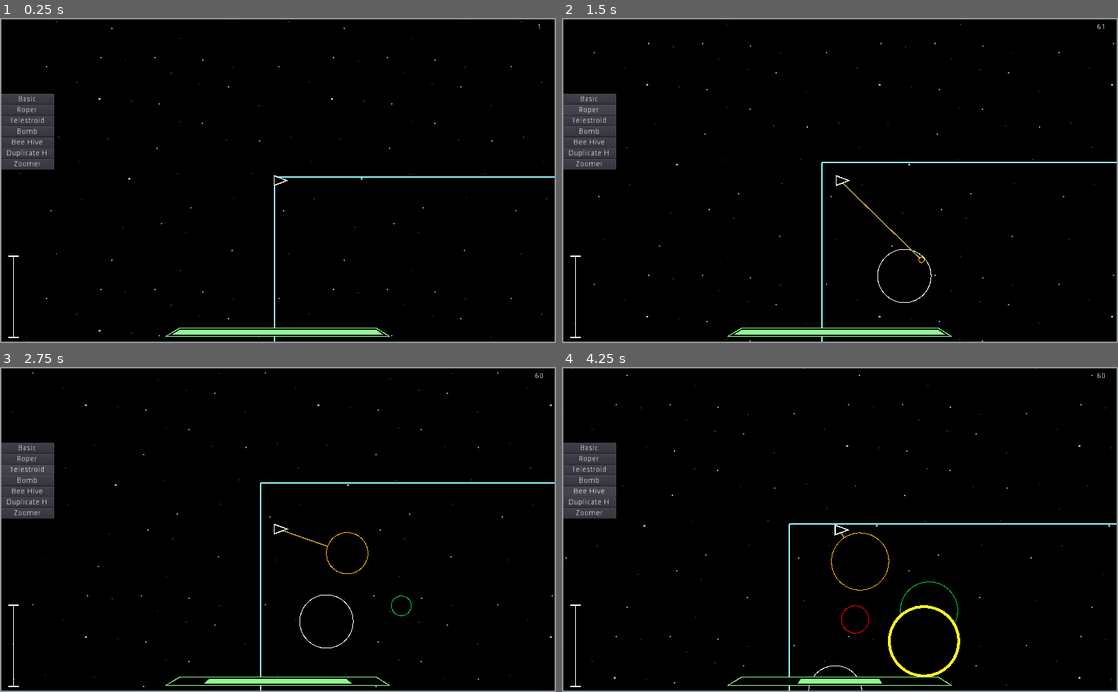
Above: before the commit, frames 1-4 (two rows, left to right).
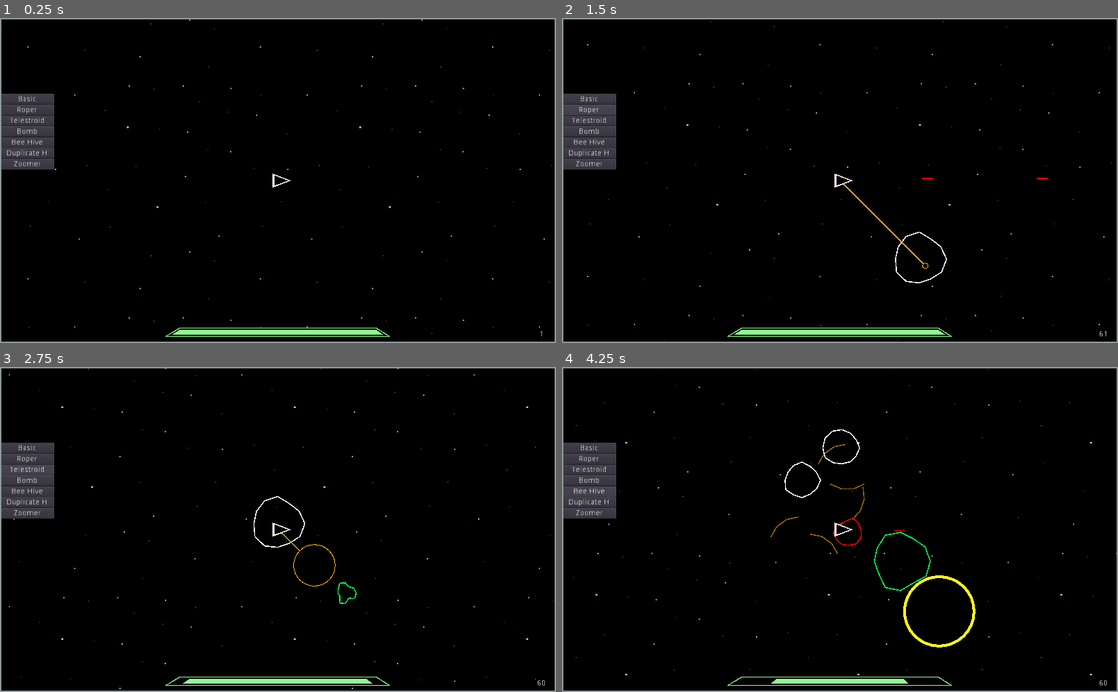
Above: after the commit, the same moments.

Repository: waltr21/New_Co
Game: Godot game, scene res://Scenes/Sample_Scene.tscn
The game is run twice, just before and just after one commit, with the same random seed, the same clock (stepped at 60 frames per second) and the same inputs.
Inputs:
- Up to frame 1 (0.25 s): no input
- Up to frame 2 (1.5 s): click "Basic" at 0.5 s; click "Roper" at 1.25 s
- Up to frame 3 (2.75 s): click "Telestroid" at 2 s
- Up to frame 4 (4.25 s): click "Bomb" at 2.75 s; click "Bee Hive" at 3.5 s

The runs differ from the first frame. In frame 1, 0.6% of the frame differs, in the area x 0-100%, y 0-100%; in frame 2, 1.0%; in frame 3, 1.2%; in frame 4, 2.0%.

Commit message:
UHHHH yea.... We are back

Diff:
--- a/Globals.gd
+++ b/Globals.gd
@@ -7,3 +7,13 @@
 var Main_Scene = null
 var modMenu = null
 var players = []
+
+func distance(v1, v2):
+    return v1.distance_to(v2)
+
+func rotateVectorAroundPoint(vector: Vector2, point: Vector2, angle: float) -> Vector2:
+	var cosAngle = cos(angle)
+	var sinAngle = sin(angle)
+	var translatedVector = vector - point
+	var rotatedVector = Vector2( translatedVector.x * cosAngle - translatedVector.y * sinAngle,translatedVector.x * sinAngle + translatedVector.y * cosAngle)
+	return rotatedVector + point
--- a/Models/Asteroid/AsteroidBasic/AsteroidShard.gd
+++ b/Models/Asteroid/AsteroidBasic/AsteroidShard.gd
@@ -53,4 +53,4 @@
 	    points_arc.push_back(center + Vector2(cos(angle_point), sin(angle_point)) * radius)
 
 	for index_point in range(nb_points):
-	    draw_line(points_arc[index_point], points_arc[index_point + 1], color)
+	    draw_line(points_arc[index_point], points_arc[index_point + 1], color, 3)
--- a/Models/Asteroid/AsteroidBasic/Asteroid_Basic.gd
+++ b/Models/Asteroid/AsteroidBasic/Asteroid_Basic.gd
@@ -4,42 +4,84 @@
 var level = 3
 var acc = 200 * (1/(level*1.0))
 var velocity = Vector2(0,0)
+var velocityGoal = Vector2(0,0)
 var dead = false
 var basePush = 40
 var damage = 10
-var health = 10
+var baseHealth = 10
+var health = baseHealth * level
 var animateSize = 1
 var astColor = "FFF"
 var spawnedChild = false
 var shards = []
 var shooter = null
+var aPoints = 10
 onready var collisionShape = get_node("AsteroidCollision")
+var randArcPoints = []
+var targetStamp = 0
+var targetRateMs = 1000
+var spawnedAt = 0
+var ID = 0
+var collideCount = 0
 
 func _ready():
 	var shape = CircleShape2D.new()
 	shape.set_radius(baseSize * level)
 	self.collisionShape.shape = shape
 	setVelocity(rand_range(0, 2*PI))
+	self.spawnedAt = OS.get_ticks_msec()
+	self.ID = randi()
+	setRandArcPoints()
+
+func setRandArcPoints():
+	var nb_points = 12
+	for i in range(nb_points + 1):
+		randArcPoints.append(rand_range(-4, 4 * level))
+
+func targetPlayer():
+	if (OS.get_ticks_msec() - targetStamp < targetRateMs || collideCount > 0):
+		return
+	targetStamp = OS.get_ticks_msec()
+	var minDist = Globals.distance(self.position, Globals.players[0].position)
+	var target = Globals.players[0]
+	for player in Globals.players:
+		var dist = Globals.distance(self.position, player.position)
+		if (dist < minDist):
+			minDist = dist
+			target = player
+
+	randomize()
+	var dX = self.position.x - (target.position.x + rand_range(-20, 20))
+	var dY = self.position.y - (target.position.y + rand_range(-20, 20))
+
+	var ang = atan2(dY, dX)
+	setVelocity(ang)
+	respawn()
 
 func setVelocity(r):
 	randomize()
-	self.rotation = r
-	velocity = Vector2(cos(self.rotation), sin(self.rotation))
+	velocityGoal = -Vector2(cos(r), sin(r))
+	acc = 250 * (1/(level*1.0))
+	acc = rand_range(0.8, 0.99) * acc
+
 
 # Called every frame. 'delta' is the elapsed time since the previous frame.
 func _process(delta):
 	travel(delta)
-	bound()
+	#bound()
 	die()
 	growAndShrink(delta)
-	update()
+	targetPlayer()
 
 func setLevel(l):
 	self.level = l
 	acc = 200 * (1/(self.level*1.0))
+	self.health = self.level * baseHealth
 
 func travel(d):
 	self.position += velocity * d * acc
+	velocity.x += (velocityGoal.x - velocity.x) * 1.0 * d
+	velocity.y += (velocityGoal.y - velocity.y) * 1.0 * d
 
 func bound():
 	var contact = self.position
@@ -78,22 +120,48 @@
 func die():
 	if (dead == true):
 		if(shooter != null):
-			shooter.get_node("ShipCamera").startShake(3.0)
+			#shooter.get_node("ShipCamera").startShake(2.0)
+			shooter.aPoints += self.aPoints
 		if(level > 1 and !spawnedChild):
-			var newAst1 = load("res://Models/Asteroid/AsteroidBasic/Asteroid_Basic.tscn").instance()
-			var newAst2 = load("res://Models/Asteroid/AsteroidBasic/Asteroid_Basic.tscn").instance()
-			newAst1.position = Vector2(self.position.x, self.position.y)
-			newAst2.position = Vector2(self.position.x, self.position.y)
-			newAst1.setLevel(level - 1)
-			newAst2.setLevel(level - 1)
-			Globals.Main_Scene.add_child(newAst1)
-			Globals.Main_Scene.add_child(newAst2)
-			spawnedChild = true
+			for i in range(2):
+				var pos = Vector2(self.position.x, self.position.y)
+				pos += Vector2(rand_range(-getSize(), getSize()), rand_range(-getSize(), getSize()))
+				Globals.Main_Scene.createAsteroid(pos, level - 1)
+				spawnedChild = true
 		self.addShards()
+		Globals.Main_Scene.removeAsteroid(self)
+func getSize():
+	return baseSize * level
+
+func respawn():
+	var timeElapsed = OS.get_ticks_msec() - self.spawnedAt
+	if (timeElapsed < 20000):
+		return
+	if (Globals.distance(self.position, Globals.players[0].position) > 1200):
+		self.spawnedAt = OS.get_ticks_msec()
+		Globals.Main_Scene.moveAsteroid(self)
+
 
 func show():
-	draw_circle(Vector2(0,0), animateSize, astColor)
-	draw_circle(Vector2(0,0), animateSize - 2, "#000")
+#	draw_circle(Vector2(0,0), animateSize, astColor)
+#	draw_circle(Vector2(0,0), animateSize - 2, "#000")
+	draw_circle_arc(Vector2(0,0), animateSize, 0, 2*PI, astColor)
+
+func draw_circle_arc(center, radius, angle_from, angle_to, color):
+	angle_from = (angle_from / (2*PI)) * 360.0
+	angle_to = (angle_to / (2*PI)) * 360.0
+	var nb_points = 12
+	var points_arc = PoolVector2Array()
+
+	for i in range(nb_points + 1):
+		var angle_point = deg2rad(angle_from + i * (angle_to-angle_from) / nb_points - 90)
+		var tempRad = radius
+		if (i != 0 and i != nb_points):
+			tempRad -= randArcPoints[i]
+		points_arc.push_back(center + Vector2(cos(angle_point), sin(angle_point)) * tempRad)
+
+	for index_point in range(nb_points):
+		draw_line(points_arc[index_point], points_arc[index_point + 1], color, 3)
 
 func _draw():
 	show()
@@ -103,8 +171,7 @@
 		if(animateSize < (baseSize * level)):
 			var rate = 40 * level
 			animateSize += rate * d
-	else:
-		self.queue_free()
+			update()
 
 func pushPlayer(obj=null):
 	if(obj != null):
@@ -112,11 +179,12 @@
 		var tempVelocity = Vector2(cos(tempRotation), sin(tempRotation)) * (basePush * damage)
 		obj.push(tempVelocity, self)
 		obj.get_node("ShipCamera").startShake(3.0)
+		obj.cam.startShake(3.0)
 
 func addShards():
 	var angle = 0
 	randomize()
-	var numShards = int(rand_range(4,10))
+	var numShards = int(rand_range(4,8))
 	for i in range(numShards):
 		if(Globals.Main_Scene.allShards.size() > 0):
 			var tempShard = Globals.Main_Scene.allShards.pop_front()
@@ -129,18 +197,29 @@
 			tempShard.visible = true
 			tempShard.stamp = OS.get_ticks_msec()
 
-func processEnter(obj):
+#Collision detection
+func _on_Ast_area_entered(obj):
 	if(!dead):
 		if("Bullet" in obj.filename):
 			#Kill Bullet
 			shooter = obj.shooter
 			obj.hit()
 			self.health -= obj.damage
+
+			# Slow down asteroid on hit?
+			#self.acc *= 0.6
 			if (self.health <= 0):
 				self.dead = true
 		elif("Ship" in obj.filename):
 			pushPlayer(obj)
-
-#Collision detection
-func _on_Ast_area_entered(obj):
-	processEnter(obj)
+		elif("Asteroid" in obj.filename):
+			self.collideCount += 1
+			var tempRotation = obj.position.angle_to_point(self.position)
+			var tempVelocity = Vector2(cos(tempRotation), sin(tempRotation))
+			self.velocityGoal = -tempVelocity
+
+
+func _on_Ast_area_exited(obj):
+	if(!dead):
+		if("Asteroid" in obj.filename):
+			self.collideCount -= 1
--- a/Models/Asteroid/AsteroidBasic/Asteroid_Basic.tscn
+++ b/Models/Asteroid/AsteroidBasic/Asteroid_Basic.tscn
@@ -1,7 +1,6 @@
 [gd_scene load_steps=3 format=2]
 
 [ext_resource path="res://Models/Asteroid/AsteroidBasic/Asteroid_Basic.gd" type="Script" id=1]
-
 
 [sub_resource type="CircleShape2D" id=1]
 
@@ -15,3 +14,4 @@
 shape = SubResource( 1 )
 
 [connection signal="area_entered" from="." to="." method="_on_Ast_area_entered"]
+[connection signal="area_exited" from="." to="." method="_on_Ast_area_exited"]
--- a/Models/Asteroid/AsteroidDuplicate/Asteroid_Duplicate.gd
+++ b/Models/Asteroid/AsteroidDuplicate/Asteroid_Duplicate.gd
@@ -57,8 +57,3 @@
 	newAst1.mother = self.mother
 	mother.addChild(newAst1)
 	return newAst1
-
-func _draw():
-	draw_circle(Vector2(0,0), baseSize * level, astColor)
-	draw_circle(Vector2(0,0), (baseSize * level) - 2, "#000")
-	pass
--- a/Models/Asteroid/AsteroidDuplicate/Asteroid_Duplicate_Hive.gd
+++ b/Models/Asteroid/AsteroidDuplicate/Asteroid_Duplicate_Hive.gd
@@ -12,6 +12,7 @@
 	var shape = CircleShape2D.new()
 	self.astColor = Color(1,0.2,1)
 	self.health = 100
+	self.aPoints = 100
 	shape.set_radius(baseSize * 5)
 	self.collisionShape.shape = shape
 	randomize()
--- a/Models/Asteroid/Bee/Bee.gd
+++ b/Models/Asteroid/Bee/Bee.gd
@@ -5,11 +5,12 @@
 
 func _ready():
 	self.level = 1
-	self.baseSize = 10
+	self.baseSize = 15
 	self.acc = 300
 	self.damage = 3
 	self.health = 1
 	self.astColor = "#fff81f"
+	self.aPoints = 20
 	var shape = CircleShape2D.new()
 	shape.set_radius(baseSize * level)
 	self.collisionShape.shape = shape
--- a/Models/Asteroid/Bee/Bee_Hive.gd
+++ b/Models/Asteroid/Bee/Bee_Hive.gd
@@ -13,6 +13,7 @@
 	var shape = CircleShape2D.new()
 	shape.set_radius(baseSize * 4)
 	self.astColor = "#fff81f"
+	self.aPoints = 200
 	self.collisionShape.shape = shape
 	randomize()
 	self.dead = false
--- a/Models/Asteroid/Bombin/Bombin.gd
+++ b/Models/Asteroid/Bombin/Bombin.gd
@@ -10,6 +10,7 @@
 	self.health = 100
 	self.damage = 50
 	self.acc = 100
+	self.aPoints = 500
 	astColor = "#ff0000"
 	setShape()
 
--- a/Models/Asteroid/Roper/Roper.gd
+++ b/Models/Asteroid/Roper/Roper.gd
@@ -10,6 +10,7 @@
 	self.baseSize = 80
 	self.damage = 15
 	self.health = 30
+	self.aPoints = 50
 	self.astColor = "#ffb300"
 	var shape = CircleShape2D.new()
 	shape.set_radius(baseSize * level)
--- a/Models/Asteroid/Telestroid/Telestroid.gd
+++ b/Models/Asteroid/Telestroid/Telestroid.gd
@@ -12,6 +12,7 @@
 	self.collisionShape.shape = shape
 
 func processEnter(obj):
+	print('TEST2')
 	if(!dead):
 		if("Bullet" in obj.filename):
 			#Kill Bullet
@@ -24,7 +25,3 @@
 		elif("Ship" in obj.filename):
 			obj.lerpPos = Vector2(rand_range(100, Globals.MAP_WIDTH - 100), rand_range(100, Globals.MAP_HEIGHT - 100))
 			obj.lerpFrom = obj.position
-
-func show():
-	draw_circle(Vector2(0,0), animateSize, Color(astColor.r, astColor.g, astColor.b, 0.8))
-	draw_circle(Vector2(0,0), animateSize - 2, "#000")
--- a/Models/Asteroid/Zoomer/Zoomer.gd
+++ b/Models/Asteroid/Zoomer/Zoomer.gd
@@ -7,10 +7,14 @@
 	self.baseSize = 40
 	self.damage = 20
 	self.acc = 700
+	self.aPoints = 80
 	astColor = "#eb7e50"
 	var shape = CircleShape2D.new()
 	shape.set_radius(baseSize * level)
 	self.collisionShape.shape = shape
+
+func targetPlayer():
+	pass
 
 func _process(delta):
 	if( OS.get_ticks_msec() - stamp > 500):
--- a/Models/Bullet/Bullet_Basic.gd
+++ b/Models/Bullet/Bullet_Basic.gd
@@ -1,15 +1,38 @@
 extends Area2D
 
 var velocity = Vector2(0,0)
-var acc = 800
-var size = 2
+var acc = 1000
+var size = 4
 var startingVelocity = Vector2(0,0)
 var damage = 10
 var shooter = null
 onready var collisionShape = get_node("BulletCollision")
+var colors = [
+    "#FF0000",  # Red
+    "#FFA500",  # Orange
+    "#FFFF00",  # Yellow
+    "#00FF00",  # Lime
+    "#00FFFF",  # Cyan
+    "#0000FF",  # Blue
+    "#8A2BE2",  # BlueViolet
+    "#FF00FF",  # Magenta
+    "#FF1493",  # DeepPink
+    "#FFD700",  # Gold
+    "#32CD32",  # LimeGreen
+    "#FF4500",  # OrangeRed
+    "#00FF7F",  # SpringGreen
+    "#FF69B4",  # HotPink
+    "#00BFFF"   # DeepSkyBlue
+]
+var color = ""
+var rng = RandomNumberGenerator.new()
+
 # Called when the node enters the scene tree for the first time.
 func _ready():
+	rng.randomize()
 	collisionShape.get_shape().set_radius(size)
+#	color = colors[rng.randi_range(0,colors.size() - 1)]
+	color = colors[0]
 	pass
 
 # Called every frame. 'delta' is the elapsed time since the previous frame.
@@ -29,5 +52,7 @@
 		self.queue_free()
 	if(self.position.y < 0 or self.position.y > Globals.MAP_HEIGHT):
 		self.queue_free()
+
 func _draw():
-	draw_circle(Vector2(0,0), size, "#FFF")
+	draw_line(velocity * -30, Vector2(0,0), color, 3)
+	#draw_circle(Vector2(0,0), size, "#FFF")
--- /dev/null
+++ b/Models/Overlay/ShipOverlay/PointLabel.gd
@@ -0,0 +1,29 @@
+extends Label
+
+var largeScale = 1.05
+var smallScale = 1.0
+var curScale = 1.0
+var growRate = 0.5
+var grow = false
+
+# Called when the node enters the scene tree for the first time.
+func _ready():
+	pass # Replace with function body.
+
+func setText(t):
+	if t != self.text:
+		self.text = t
+		grow = true
+
+# Called every frame. 'delta' is the elapsed time since the previous frame.
+func _process(delta):
+	if grow:
+		curScale += growRate * delta
+	elif !grow and curScale > smallScale:
+		curScale -= growRate * delta
+
+	if curScale >= largeScale:
+		grow = false
+
+	if curScale - self.rect_scale.x != 0:
+		self.rect_scale = Vector2(curScale, curScale)
--- a/Models/Overlay/ShipOverlay/ShipHealthBar.gd
+++ b/Models/Overlay/ShipOverlay/ShipHealthBar.gd
@@ -6,4 +6,4 @@
 func setScale(percent):
 	if(percent < 0):
 		percent = 0
-	health.scale.x = 2 * percent
+	health.scale.x = baseScale * percent
--- a/Models/Overlay/ShipOverlay/ShipHeatBar.gd
+++ b/Models/Overlay/ShipOverlay/ShipHeatBar.gd
@@ -13,7 +13,7 @@
 var barWidth = 10
 var c = Color(1,1,1)
 var heatColor = Color(0,0,0)
-var base_grow = 30.0
+var base_grow = 5.0
 var base_cool = 50.0
 var growRate = base_grow
 var coolRate = base_cool
--- a/Models/Overlay/ShipOverlay/ShipOverlay.tscn
+++ b/Models/Overlay/ShipOverlay/ShipOverlay.tscn
@@ -1,27 +1,47 @@
-[gd_scene load_steps=5 format=2]
+[gd_scene load_steps=8 format=2]
 
 [ext_resource path="res://Models/Overlay/ShipOverlay/FPSLabel.gd" type="Script" id=1]
-[ext_resource path="res://Models/Overlay/ShipOverlay/ShipHeatBar.tscn" type="PackedScene" id=2]
-[ext_resource path="res://Models/Overlay/ShipOverlay/ShipOverlay.gd" type="Script" id=3]
-[ext_resource path="res://Models/Overlay/ShipOverlay/ShipHealthBar.tscn" type="PackedScene" id=4]
+[ext_resource path="res://Fonts/PoiretOne-Regular.ttf" type="DynamicFontData" id=2]
+[ext_resource path="res://Models/Overlay/ShipOverlay/PointLabel.gd" type="Script" id=3]
+[ext_resource path="res://Models/Overlay/ShipOverlay/ShipHeatBar.tscn" type="PackedScene" id=4]
+[ext_resource path="res://Models/Overlay/ShipOverlay/ShipOverlay.gd" type="Script" id=5]
+[ext_resource path="res://Models/Overlay/ShipOverlay/ShipHealthBar.tscn" type="PackedScene" id=6]
+
+[sub_resource type="DynamicFont" id=1]
+size = 30
+use_filter = true
+font_data = ExtResource( 2 )
 
 [node name="CanvasLayer" type="CanvasLayer"]
 
 [node name="FPSLabel" type="Label" parent="."]
-margin_left = 973.0
-margin_top = 10.0
-margin_right = 1013.0
-margin_bottom = 24.0
+margin_left = 977.0
+margin_top = 577.0
+margin_right = 1017.0
+margin_bottom = 591.0
 text = "FPS"
 align = 1
 script = ExtResource( 1 )
 
-[node name="ShipHeatBar" parent="." instance=ExtResource( 2 )]
+[node name="PointLabel" type="Label" parent="."]
+margin_left = 830.0
+margin_top = 13.0
+margin_right = 1006.0
+margin_bottom = 124.0
+custom_fonts/font = SubResource( 1 )
+custom_colors/font_color = Color( 0.94902, 0.956863, 0.0117647, 1 )
+text = "XXXX
+"
+align = 2
+script = ExtResource( 3 )
+
+[node name="ShipHeatBar" parent="." instance=ExtResource( 4 )]
+visible = false
 position = Vector2( 25, 515 )
 
 [node name="border" type="Node2D" parent="."]
-script = ExtResource( 3 )
+script = ExtResource( 5 )
 
-[node name="ShipHealthBar" parent="." instance=ExtResource( 4 )]
+[node name="ShipHealthBar" parent="." instance=ExtResource( 6 )]
 position = Vector2( 512, 580 )
 scale = Vector2( 6, 1.8 )
--- a/Models/Ship/FuelParticle.gd
+++ b/Models/Ship/FuelParticle.gd
@@ -24,7 +24,6 @@
 		color = Color(1, randG/255.0, 0, 1 - (OS.get_ticks_msec() - stamp)/(maxTime*1.6))
 		position += velocity * acc * delta
 		bound()
-		update()
 
 func bound():
 	if(OS.get_ticks_msec() - stamp > maxTime):
--- a/Models/Ship/Ship.gd
+++ b/Models/Ship/Ship.gd
@@ -11,23 +11,27 @@
 var acc = 700.0
 var shotStamp = OS.get_ticks_msec()
 var fuelStamp = OS.get_ticks_msec()
-var fireRate = 200
+var fireRate = 300 # Represent the delay in MS between each shot
 var fuelRate = 10
 var MAX_HEALTH = 100.0
 var health = 100
 var lerpPos = Vector2(0,0)
 var lerpFrom = Vector2(0,0)
 var allFuel = []
+var aPoints = 0
+var cam = null
 
 onready var Main_Scene = get_parent()
 onready var heatBar = get_node("ShipOverlay/ShipHeatBar")
 onready var healthBar = get_node("ShipOverlay/ShipHealthBar")
+onready var pointLabel = get_node("ShipOverlay/PointLabel")
 onready var camera = get_node("ShipCamera")
 onready var coords = get_node("Coords")
 
 # Called when the node enters the scene tree for the first time.
 func _ready():
 	heatBar.setGrowCool(1,1)
+	cam = get_node("ShipCamera")
 	initFuelPool()
 
 func initFuelPool():
@@ -54,22 +58,54 @@
 			camera.zoomOut = false
 			visible = true
 
+
+func getStickVector(index):
+	# Index 0 -> left | Index 1 -> right
+	# https://docs.godotengine.org/en/stable/classes/class_%40globalscope.html#enum-globalscope-joyaxis
+	var xAxis = 0
+	var yAxis = 0
+
+	if (index == 0):
+		xAxis = 0
+		yAxis = 1
+	if (index == 1):
+		xAxis = 2
+		yAxis = 3
+
+	var stickX = Input.get_joy_axis(0, xAxis)
+	var stickY = Input.get_joy_axis(0, yAxis)
+	return Vector2(stickX, stickY)
+
+
 func get_input():
-	#Turn right
-	if Input.is_action_pressed("player_right"):
-		curRotation = rotateSpeed
-	#Stop turn right
-	if Input.is_action_just_released("player_right"):
-		curRotation = 0
-
-	#Turn left
-	if Input.is_action_pressed("player_left"):
-		curRotation = -rotateSpeed
-	#Stop Turn left
-	if Input.is_action_just_released("player_left"):
-		curRotation = 0
-
-	#Player firing
+	var lStick = getStickVector(0)
+	if (abs(lStick.x) > 0.5 || abs(lStick.y) > 0.5):
+		self.curRotation = atan2(lStick.y, lStick.x)
+		isAccelerating = true
+	else:
+		isAccelerating = false
+		# Check for other stick
+		var rStick = getStickVector(1)
+		if (abs(rStick.x) > 0.5 || abs(rStick.y) > 0.5):
+			self.curRotation = atan2(rStick.y, rStick.x)
+
+
+
+#	#Turn right
+#	if Input.is_action_pressed("player_right"):
+#		curRotation = rotateSpeed
+#	#Stop turn right
+#	if Input.is_action_just_released("player_right"):
+#		curRotation = 0
+#
+#	#Turn left
+#	if Input.is_action_pressed("player_left"):
+#		curRotation = -rotateSpeed
+#	#Stop Turn left
+#	if Input.is_action_just_released("player_left"):
+#		curRotation = 0
+#
+#	#Player firing
 	if Input.is_action_pressed("player_fire"):
 		shoot()
 
@@ -104,11 +140,14 @@
 		shotStamp = OS.get_ticks_msec()
 		var bullet = load("res://Models/Bullet/Bullet_Basic.tscn").instance()
 		bullet.velocity = (Vector2(cos(rotation), sin(rotation)))
-		bullet.position = self.position
-		bullet.startingVelocity = self.velocity / acc
+		bullet.position = self.position + (bullet.velocity * 30)
+
+		# Make sure the bullet is sent out relative to our current velocity
+		bullet.acc += self.velocity.length()
 		bullet.shooter = self
 		Main_Scene.add_child(bullet)
 		heatBar.grow()
+
 
 func push(v, ast=null):
 	velocity += v
@@ -138,12 +177,23 @@
 		var tempVelocity = Vector2(cos(tempRotation), sin(tempRotation)) * 50
 		self.push(tempVelocity)
 
+func setAPoints():
+	pointLabel.setText(str(self.aPoints))
+
+# https://stackoverflow.com/questions/63970781/js-how-to-lerp-rotation-in-radians
+func rotationLerp (A, B, w):
+    var CS = (1-w) * cos(A) + w*cos(B);
+    var SN = (1-w) * sin(A) + w * sin(B);
+    return atan2(SN,CS);
+
 # Called every frame. 'delta' is the elapsed time since the previous frame.
 func _process(delta):
 	if(isAccelerating):
 		velocity += (Vector2(cos(rotation), sin(rotation)) * acc) * delta
 		addFuelParticle()
-	rotation += curRotation * delta
+
+	rotation = rotationLerp(rotation, curRotation, 20 * delta)
+
 	position.x += velocity.x * delta
 	position.y += velocity.y * delta
 
@@ -154,5 +204,7 @@
 
 	if(visible):
 		get_input()
+		shoot()
 	update()
 	bound()
+	setAPoints()
--- a/Models/Ship/Ship.tscn
+++ b/Models/Ship/Ship.tscn
@@ -26,12 +26,13 @@
 
 [node name="Shape" type="Polygon2D" parent="."]
 rotation = 1.57079
-scale = Vector2( 1.2, 1.2 )
+scale = Vector2( 1.5, 1.5 )
 polygon = PoolVector2Array( -12.773, 9.99992, 13.227, 10.0001, 0.227194, -24 )
 
 [node name="InsideShape" type="Polygon2D" parent="."]
-position = Vector2( 9, 0.227043 )
+position = Vector2( 13, 0.227043 )
 rotation = 1.57079
+scale = Vector2( 1.3, 1.3 )
 color = Color( 0, 0, 0, 1 )
 polygon = PoolVector2Array( -11.0001, 17.9999, 10.9999, 18.0001, 7.52926e-005, -12 )
 
--- a/Scenes/ModMenu/ModMenu.gd
+++ b/Scenes/ModMenu/ModMenu.gd
@@ -34,4 +34,5 @@
 		ast = load("res://Models/Asteroid/Zoomer/Zoomer.tscn").instance()
 
 	ast.position = Vector2(Globals.players[0].position.x + 240, Globals.players[0].position.y + 240)
+
 	Globals.Main_Scene.add_child(ast)
--- a/Scenes/Sample_Scene.gd
+++ b/Scenes/Sample_Scene.gd
@@ -1,20 +1,25 @@
 extends Node2D
 
 var allShards = []
-var stars = []
 var globalDelta = 0
-var numStars = 0
-var starColor = Color("#b3fff1")
 onready var ship = load("res://Models/Ship/Ship.tscn").instance()
+var stamp = 0
+var waveTimeMs = 60 * 1000.0
+var curWave = 0
+
+var spawnStamp = 0
+var allAsteroids = []
+var MAX_ASTEROIDS = 100
 
 # Called when the node enters the scene tree for the first time.
 func _ready():
 	#VisualServer.set_default_clear_color(Color(0,0,0))
-	#populateBackground()
 	Globals.Main_Scene = self
 	Globals.players.push_front(ship)
 	Globals.Main_Scene.add_child(ship)
+	ship.position = Vector2(Globals.MAP_WIDTH / 2, Globals.MAP_HEIGHT / 2)
 	initShards()
+	stamp = OS.get_ticks_msec()
 
 func initShards():
 	for i in range(100):
@@ -23,16 +28,45 @@
 		tempShard.visible = false
 		Globals.Main_Scene.add_child(tempShard)
 
-func populateBackground():
-	for i in range(3000):
-		stars.push_front(Star.new(starColor))
-
 # Called every frame. 'delta' is the elapsed time since the previous frame.
 func _process(delta):
-	#Draw every frame.
 	globalDelta = delta
-	#update()
+	makeWave()
 	pass
+
+func makeWave():
+	var timeElapsed = OS.get_ticks_msec() - stamp
+	var wave = ceil(timeElapsed / waveTimeMs)
+	if (OS.get_ticks_msec() - spawnStamp > waveTimeMs / (10 * wave)):
+		if (allAsteroids.size() >= MAX_ASTEROIDS):
+			return
+		createAsteroid()
+		spawnStamp = OS.get_ticks_msec()
+
+func createAsteroid(pos=null, level=3):
+	var ast = load("res://Models/Asteroid/AsteroidBasic/Asteroid_Basic.tscn").instance()
+	randomize()
+	if (pos != null):
+		ast.position = pos
+	else:
+		moveAsteroid(ast)
+
+	ast.setLevel(level)
+	self.add_child(ast)
+	self.allAsteroids.append(ast)
+
+func removeAsteroid(ast):
+	for i in range(allAsteroids.size()):
+		var tempAst = allAsteroids[i]
+		if (ast.ID == tempAst.ID):
+			allAsteroids.remove(i)
+			break
+	ast.queue_free()
+
+func moveAsteroid(ast):
+	var offset = Globals.players[0].position
+	offset.x += rand_range(800,1200)
+	ast.position = Globals.rotateVectorAroundPoint(offset, Globals.players[0].position, rand_range(0,2*PI))
 
 func _draw():
 	#Draw borders
@@ -41,31 +75,3 @@
 	draw_line(Vector2(Globals.MAP_WIDTH,Globals.MAP_HEIGHT), Vector2(0, Globals.MAP_HEIGHT), "#91fbff", 4.0)
 	draw_line(Vector2(0,Globals.MAP_HEIGHT), Vector2(0, 0), "#91fbff", 4.0)
 	#Draw star background
-	for i in range(stars.size()):
-		#Only draw in range of the acitve camera.
-		if (abs(stars[i].pos.x - ship.position.x) <= Globals.CAM_WIDTH && abs(stars[i].pos.y - ship.position.y) <= Globals.CAM_HEIGHT):
-			stars[i].adjustSize(globalDelta)
-			draw_circle(stars[i].pos, stars[i].size, stars[i].starColor)
-
-#Object to hold star info.
-class Star:
-	var pos = Vector2(0,0)
-	var starColor = Color(0,0,0)
-	var size = 0
-	var increase = true
-
-	func _init(c):
-		randomize()
-		pos = Vector2(rand_range(0,Globals.MAP_WIDTH), rand_range(0,Globals.MAP_HEIGHT))
-		starColor = c
-		size = rand_range(0.8, 2.0)
-
-	func adjustSize(delta):
-		if(size >= 3.0):
-			increase = false
-		if(size <= 0.8):
-			increase = true
-		if(increase):
-			size += 1 * delta
-		else:
-			size -= 1 * delta
--- a/Scenes/Sample_Scene.tscn
+++ b/Scenes/Sample_Scene.tscn
@@ -1,10 +1,14 @@
-[gd_scene load_steps=4 format=2]
+[gd_scene load_steps=5 format=2]
 
 [ext_resource path="res://Scenes/Sample_Scene.gd" type="Script" id=1]
 [ext_resource path="res://Textures/Stars_1.jpg" type="Texture" id=2]
 [ext_resource path="res://Scenes/ModMenu/ModMenu.tscn" type="PackedScene" id=3]
 
+[sub_resource type="CanvasItemMaterial" id=1]
+blend_mode = 1
+
 [node name="Node2D" type="Node2D"]
+material = SubResource( 1 )
 script = ExtResource( 1 )
 
 [node name="TextureRect" type="TextureRect" parent="."]
--- a/project.godot
+++ b/project.godot
@@ -22,6 +22,10 @@
 [autoload]
 
 Globals="*res://Globals.gd"
+
+[debug]
+
+settings/fps/force_fps=144
 
 [display]
 
@@ -71,5 +75,9 @@
 
 [rendering]
 
-quality/driver/driver_name="GLES2"
+quality/intended_usage/framebuffer_allocation=1
+quality/intended_usage/framebuffer_allocation.mobile=1
+quality/shadows/filter_mode=0
+quality/reflections/texture_array_reflections=false
+quality/reflections/high_quality_ggx=false
 environment/default_environment="res://default_env.tres"
